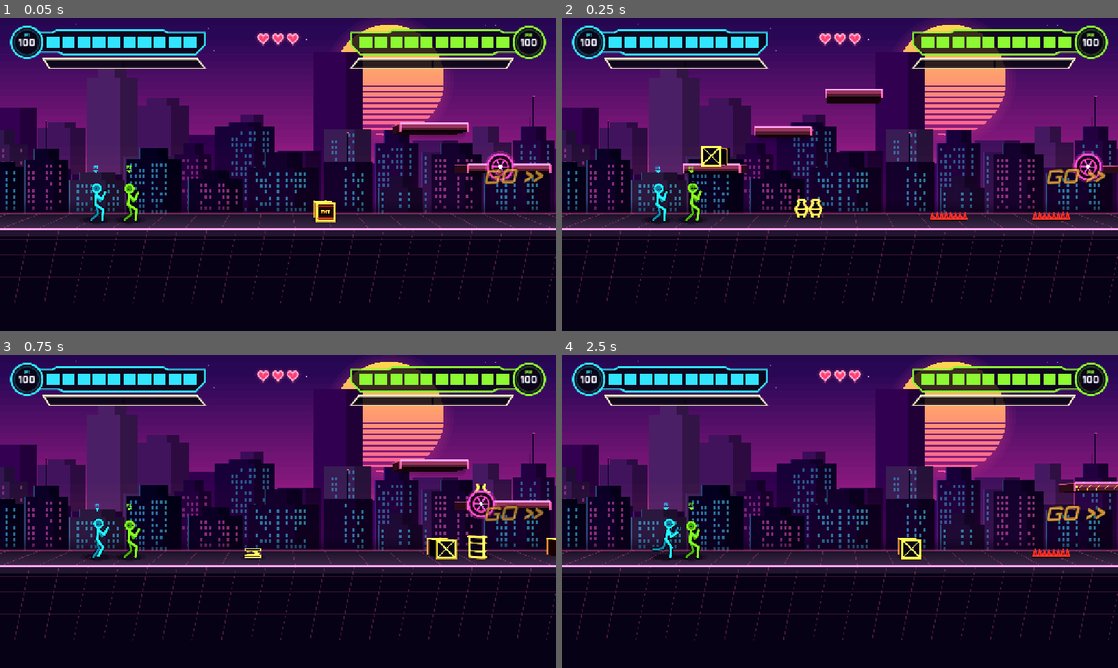
Above: before the commit, frames 1-4 (two rows, left to right).
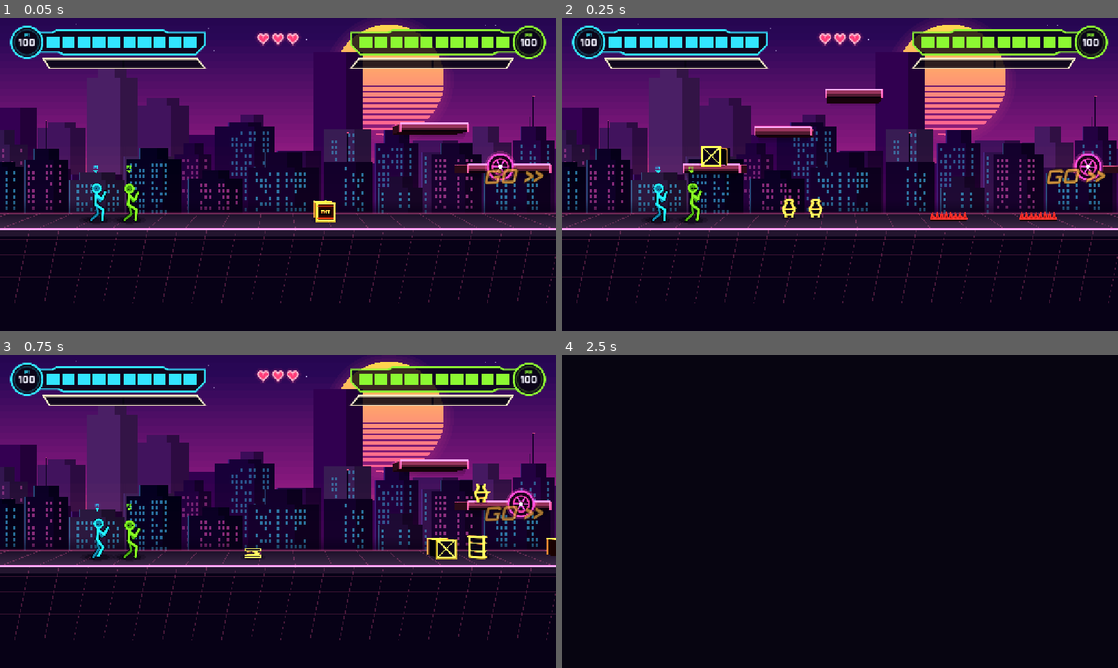
Above: after the commit, the same moments.

Repository: LaMaSi/Multiplayer-fighting-roguelike
Game: Godot game, scene res://tests/finish_test.tscn
Same seed, same stepped clock (60 frames per second), same inputs: the game is played once before the commit and once after it. This scene is started directly instead of the project's main scene.
Inputs (mouse positions are in pixels of both pictures, inside the frame that each line leads up to):
- Up to frame 1 (0.05 s): no input
- Up to frame 2 (0.25 s): no input
- Up to frame 3 (0.75 s): tap Enter at 0.5 s; move the mouse to (400, 495) at 0.52 s; hold D from 0.53 s (still down); tap F at 0.6 s; click (400, 495) at 0.67 s
- Up to frame 4 (2.5 s): tap Space at 0.77 s; release D at 1.25 s; drag from (728, 527) to (812, 574) at 1.27 s; move the mouse to (895, 442) at 2.02 s; hold D from 2.03 s (still down); tap H at 2.1 s

Frame 1 is identical in both runs. In frame 2, 0.3% of the frame differs, in the area x 39-92%, y 57-65%; in frame 3, 0.7%; in frame 4, 59%, in the area x 0-100%, y 0-92%.

Commit message:
Keep placed objects apart: one placement registry with free-space rule
Co-Authored-By: Claude Sonnet 5.5 <noreply@anthropic.com>
Claude-Session: https://claude.ai/code/session_01C2WewkcjJXyy5xXNjCi8im

Diff:
--- a/scripts/levels/level_base.gd
+++ b/scripts/levels/level_base.gd
@@ -221,23 +221,75 @@
 	return exit_x > 0.0 and absf(x - exit_x) < FINISH_CLEAR
 
 
+## Half-widths of the things that are placed on a surface, to keep them from overlapping each other.
+const OBJECT_R := {"crate": 23.0, "explosive": 23.0, "barrel": 20.0, "vase": 17.0, "spring": 24.0, "spikes": 52.0, "bumper": 38.0}
+const PLACE_GAP := 28.0  ## free space kept between two placed objects
+var _placed: Array = []  ## {x, y, r}: what already stands on each surface
+
+
+func _spot_free(x: float, y: float, r: float) -> bool:
+	for pl in _placed:
+		if absf(float(pl["y"]) - y) < 70.0 and absf(float(pl["x"]) - x) < r + float(pl["r"]) + PLACE_GAP:
+			return false
+	return true
+
+
+## A free place for an object of half-width `r` standing on the surface at height `y`, as close to `x` as possible
+## (nudged in steps, up to about 300 px). INF when there is none. A platform keeps the object within its edges; on the
+## ground it must be on solid ground away from the edges.
+func _free_x(x: float, y: float, r: float, plat: Rect2) -> float:
+	for k in 9:
+		for sgn in ([1.0] if k == 0 else [1.0, -1.0]):
+			var cx: float = x + sgn * float(k) * 36.0
+			if plat.size.x > 0.0:
+				if cx - r < plat.position.x + 6.0 or cx + r > plat.end.x - 6.0:
+					continue
+			elif not is_safe_ground(Vector2(cx, y)):
+				continue
+			if near_finish(cx):
+				continue
+			if plat.size.x <= 0.0 and near_door(cx):
+				continue
+			if _spot_free(cx, y, r):
+				return cx
+	return INF
+
+
+func _platform_at(x: float, y: float) -> Rect2:
+	for r: Rect2 in platforms:
+		if absf(r.position.y - y) < 2.0 and x >= r.position.x - 2.0 and x <= r.end.x + 2.0:
+			return r
+	return Rect2()
+
+
 func _spawn_props() -> void:
 	for s in props_spec:
-		if near_finish(float(s[0])):
-			continue  # the finish line has a safe zone of half a screen
-		if s.size() <= 2 and near_door(float(s[0])):
-			continue  # ground containers keep clear of doors (platform ones are somewhere else)
-		var y: float = s[2] if s.size() > 2 else ground_top(float(s[0]))
-		spawn_prop(String(s[1]), Vector2(float(s[0]), y - 1.0))
+		var kind := String(s[1])
+		var x0 := float(s[0])
+		var y: float = s[2] if s.size() > 2 else ground_top(x0)
+		var plat := _platform_at(x0, y) if s.size() > 2 else Rect2()
+		var r: float = OBJECT_R.get(kind, 23.0)
+		var x := _free_x(x0, y, r, plat)
+		if x == INF:
+			continue  # no free place nearby: leave this one out rather than stack it on another
+		_placed.append({"x": x, "y": y, "r": r})
+		spawn_prop(kind, Vector2(x, y - 1.0))
 
 
 func _spawn_hazards() -> void:
 	for hz in hazards_spec:
 		var x := float(hz["x"])
-		if String(hz["kind"]) != "ceiling_spikes" and (near_door(x) or near_finish(x)):
-			continue  # nothing on the ground around a door or in the finish zone
+		var kind := String(hz["kind"])
+		if kind != "ceiling_spikes":
+			var r: float = OBJECT_R.get(kind, 40.0)
+			var gy := ground_top(x)
+			var fx := _free_x(x, gy, r, Rect2())  # free on the ground (a bumper floats, but its post is on the ground too)
+			if fx == INF:
+				continue  # nothing on the ground around a door, in the finish zone, or on top of another object
+			x = fx
+			_placed.append({"x": x, "y": gy, "r": r})
 		var pos := Vector2(x, ground_top(x))
-		match String(hz["kind"]):
+		match kind:
 			"spikes":
 				var st := SpikeTrap.new()
 				st.position = pos
--- a/tests/finish_test.gd
+++ b/tests/finish_test.gd
@@ -68,6 +68,35 @@
 			if lv.near_finish((m["rect"] as Rect2).get_center().x):
 				movers += 1
 	check(worst <= 1 and movers == 0, "at most one platform and no movers in the finish zone (max %d, movers %d)" % [worst, movers])
+	# 1b. objects never overlap or crowd each other (props, spikes, springs), across seeds
+	var overlaps := 0
+	var pairs := 0
+	for sd3 in range(1, 13):
+		lv.queue_free()
+		await frames(2)
+		lv = _make(sd3)
+		await frames(6)
+		var n_props := 0
+		for n in lv.get_children():
+			if n is Prop and (n as Prop).kind != "spring":
+				n_props += 1
+		print("  seed ", sd3, ": ", lv.props_spec.size(), " containers planned, ", n_props, " placed")
+		var objs: Array = []
+		for n in lv.get_children():
+			if n is Prop:
+				var pr2 := n as Prop
+				objs.append({"x": pr2.global_position.x, "y": pr2.global_position.y + 1.0, "r": float(LevelBase.OBJECT_R.get(pr2.kind, 23.0))})
+			elif n is SpikeTrap and not (n as SpikeTrap).ceiling:
+				objs.append({"x": (n as Node2D).position.x, "y": (n as Node2D).position.y, "r": 52.0})
+		for i in objs.size():
+			for j in range(i + 1, objs.size()):
+				pairs += 1
+				var a2: Dictionary = objs[i]
+				var b2: Dictionary = objs[j]
+				if absf(float(a2["y"]) - float(b2["y"])) < 70.0 and absf(float(a2["x"]) - float(b2["x"])) < float(a2["r"]) + float(b2["r"]) + 10.0:
+					overlaps += 1
+					print("  overlap seed ", sd3, " ", a2, " ", b2)
+	check(overlaps == 0, "no two objects overlap or touch, across 12 seeds (%d pairs checked, %d too close)" % [pairs, overlaps])
 	# 2. door reward
 	var d := Door.new()
 	d.kind = "challenge"
Not shown, changed: docs/LEVELS.md
